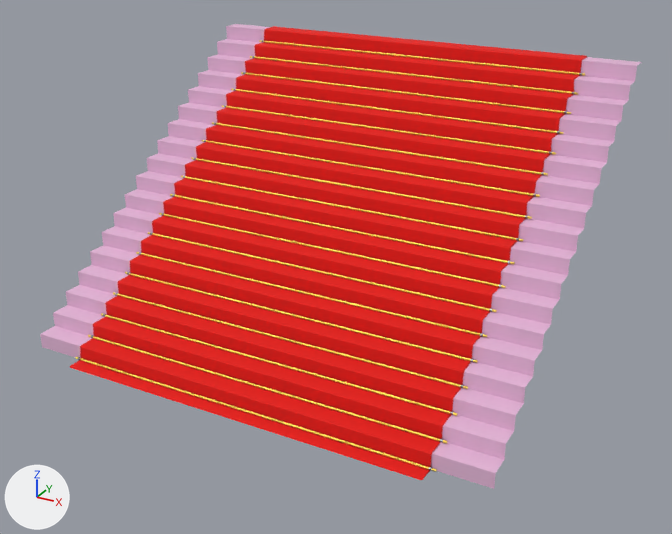
Renders of the FBX model Assets/Models/SchodyZDywanem.fbx from each side of a commit.
Both versions are drawn from a camera (50 mm lens) standing at (8.71, -12.33, 9.22) and looking at (0.26, 3.04, 1.53). The axes (+X, +Y, +Z) are drawn at lower left. The lights are the same throughout. Objects named as collision shapes, trigger or cutter boxes, shadow casters or lower levels of detail are left out. Where no turn or scale is listed for an object, it has been applied to the vertices.

The older version as bpy lines, for what is in view:
```python
me_cube_047 = bpy.data.meshes.new('Cube.047')
me_cube_047.from_pydata(...)  # 1568 vertices, 1414 faces; spans x -4.98..4.98, y -0.57..7.36, z -0.16..5.45
# faces by material slot: [74, 224, 648, 468]
me_cube_047.materials.append(mat_material_004)  # pink #e7b9da
me_cube_047.materials.append(mat_material_003)  # red #e70c00
me_cube_047.materials.append(mat_material_006)  # grey #888888
me_cube_047.materials.append(mat_material_005)  # yellow #e7cf5d
ob_schody_z_dywanem = bpy.data.objects.new('Schody z dywanem', me_cube_047)
ob_schody_z_dywanem.location = (0.0, 0.0, 0.0)
```
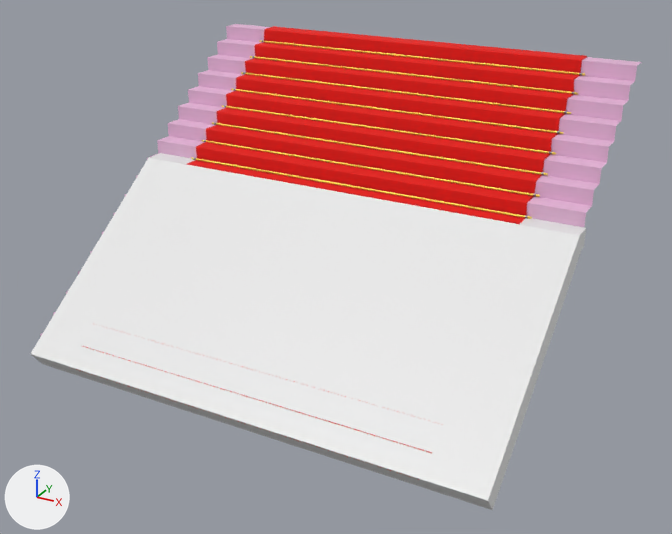
Changed parts and their boxes (x1, y1, x2, y2) in the pictures (672 x 534 px):
'schodyZDywanem_Collider05', added
    after: (31, 153, 586, 510)
'Schody z dywanem05', added (red)
    after: (41, 153, 525, 334)
    faces in mat_material_003 (red #e70c00): (187, 160, 525, 224)
'Schody z dywanem', unchanged, covered by the edit
    before: (40, 24, 641, 489)
    after: (40, 24, 641, 479)

The change, as a diff of the scene's bpy script:
```diff
--- a/Assets/Models/SchodyZDywanem.fbx.py
+++ b/Assets/Models/SchodyZDywanem.fbx.py
@@ me_cube_072 @@
+me_cube_072.from_pydata(...)  # 880 vertices, 788 faces; spans x -4.98..4.98, y -0.57..3.99, z -0.16..2.96
+# faces by material slot: [42, 126, 360, 260]
+me_cube_072.materials.append(mat_material_004)  # pink #e7b9da
+me_cube_072.materials.append(mat_material_003)  # red #e70c00
+me_cube_072.materials.append(mat_material_006)  # grey #888888
+me_cube_072.materials.append(mat_material_005)  # yellow #e7cf5d
@@ me_cube_073 @@
+me_cube_073.from_pydata([(-4.96, -0.67, -0.78), (-4.96, -0.94, -0.41), (4.96, -0.67, -0.78), (4.96, -0.94, -0.41), (4.96, 3.65, 2.67), (4.96, 3.65, 2.29), (-4.96, 3.65, 2.67), (-4.96, 3.65, 2.29), (-4.96, 3.49, 2.29), (-4.96, 3.22, 2.67), (4.96, 3.49, 2.29), (4.96, 3.22, 2.67)], [], [(8, 9, 6, 7), (10, 11, 3, 2), (2, 3, 1, 0), (8, 10, 2, 0), (11, 9, 1, 3), (10, 8, 7, 5), (9, 11, 4, 6), (11, 10, 5, 4), (0, 1, 9, 8), (7, 6, 4, 5)])
@@ ob_schody_z_dywanem05 @@
+ob_schody_z_dywanem05 = bpy.data.objects.new('Schody z dywanem05', me_cube_072)
+ob_schody_z_dywanem05.location = (0.0, 0.0, 0.0)
@@ ob_schodyzdywanem_collider05 @@
+ob_schodyzdywanem_collider05 = bpy.data.objects.new('schodyZDywanem_Collider05', me_cube_073)
+ob_schodyzdywanem_collider05.location = (0.05, 0.35, 0.29)
```
